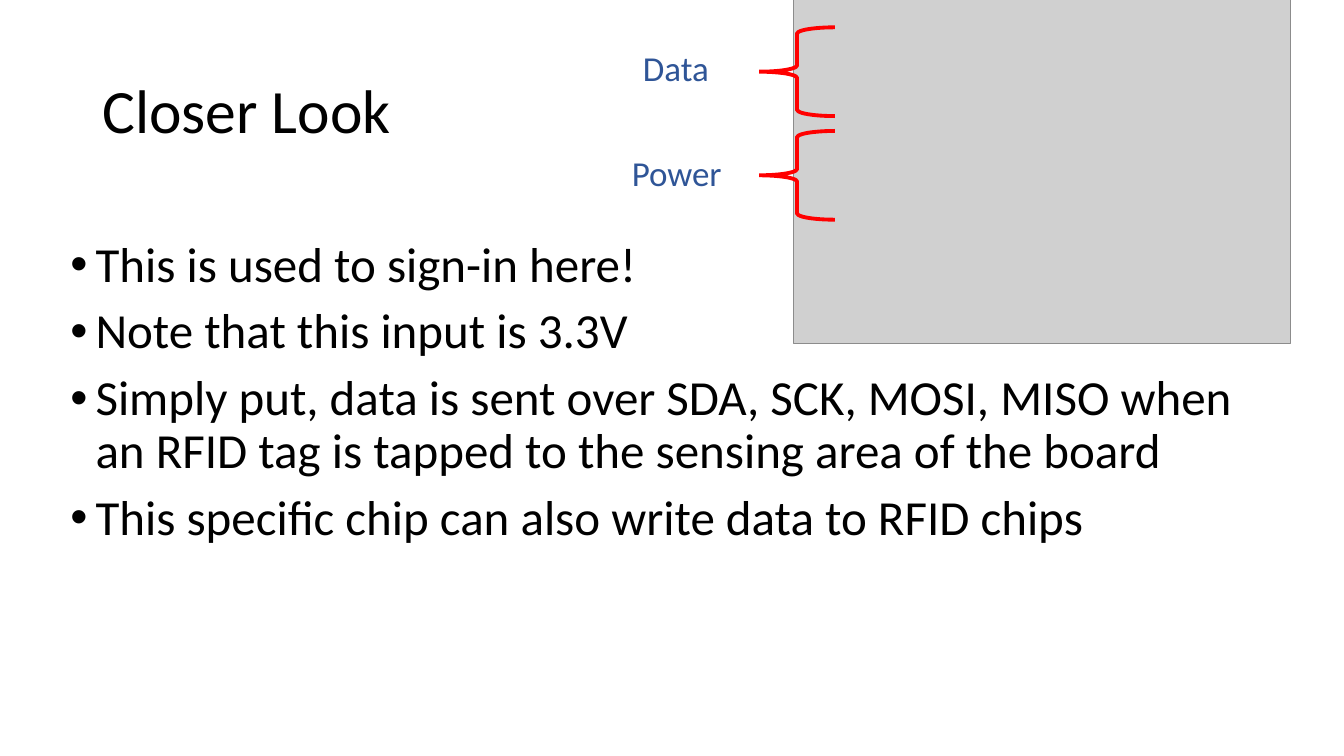
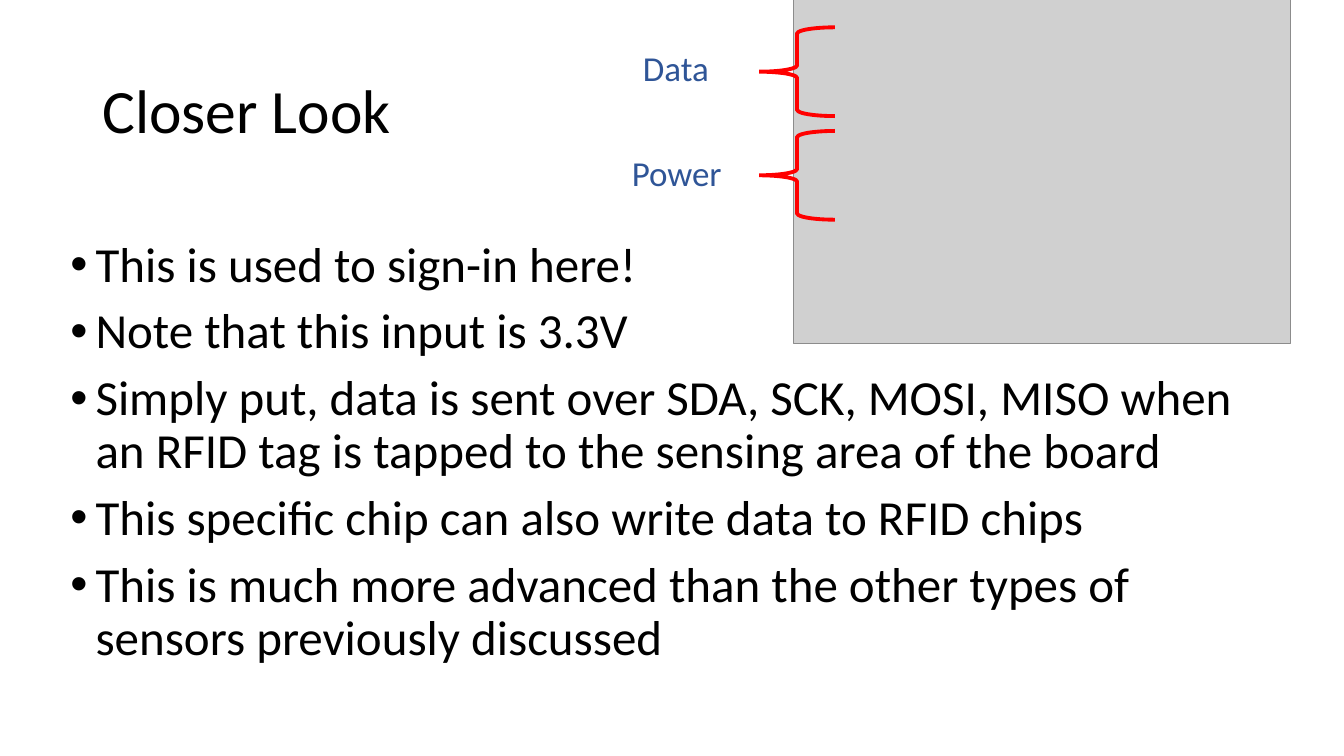
Before and after one commit to rchatrath7/PDH-Workshops, a slide deck: slide 16 of vishal-sensors-lecture/Sensor Lecture.pptx (slide 12 before the commit). Drawn at 1344x756 pixels with LibreOffice and Linux fonts; fonts in the diff are those of the drawing; grey boxes stand for pictures. Boxes give left, top, right and bottom in pixels: in the first picture for what was removed or moved away, otherwise in the second. Text is boxed around its words. In the diff, an @@ line names an element or a change of style, - is before the commit and + after.

```diff
--- a/vishal-sensors-lecture/Sensor Lecture.pptx
+++ b/vishal-sensors-lecture/Sensor Lecture.pptx
@@ text at bbox=[96, 568, 1129, 663]: paragraph added @@
+• This is much more advanced than the other types of sensors previously discussed
```
Also in this commit, not shown: 7 other slides changed, 11 slides added, 2 slides removed, 4 other files.
